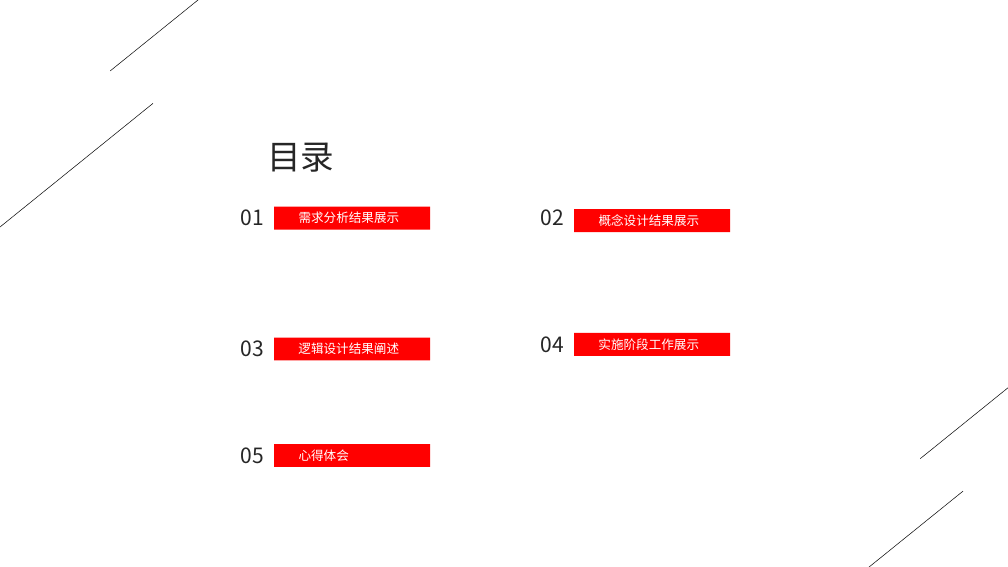
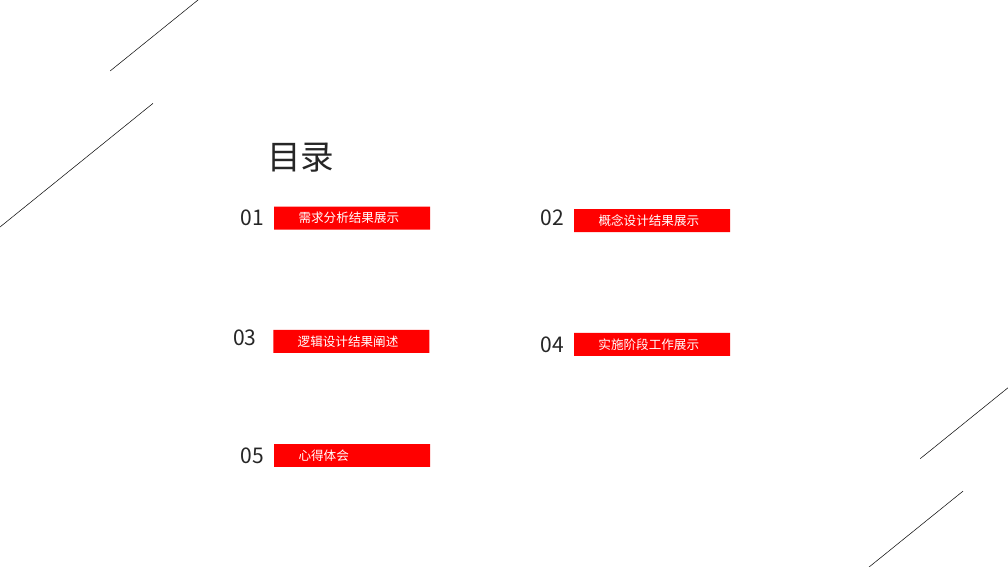
Before and after one commit to dlct-wzx/database-practice, a slide deck: slide 2 of 答辩ppt.pptx. Drawn at 1008x567 pixels with LibreOffice and Linux fonts; fonts in the diff are those of the drawing; background and template pictures are left out. Boxes give left, top, right and bottom in pixels: in the first picture for what was removed or moved away, otherwise in the second. Text is boxed around its words. In the diff, an @@ line names an element or a change of style, - is before the commit and + after.

```diff
--- a/答辩ppt.pptx
+++ b/答辩ppt.pptx
@@ text "03": place and size @@
-text "03" at [240, 340, 263, 357]
+text "03" at [233, 329, 256, 346]
@@ rectangle "逻辑设计结果阐述": place and size @@
-rectangle "逻辑设计结果阐述" at [274, 338, 430, 361]
+rectangle "逻辑设计结果阐述" at [274, 330, 430, 353]
```
Also in this commit, not shown: 5 other slides changed, 11 slides added, 4 slides removed, 10 other files.
